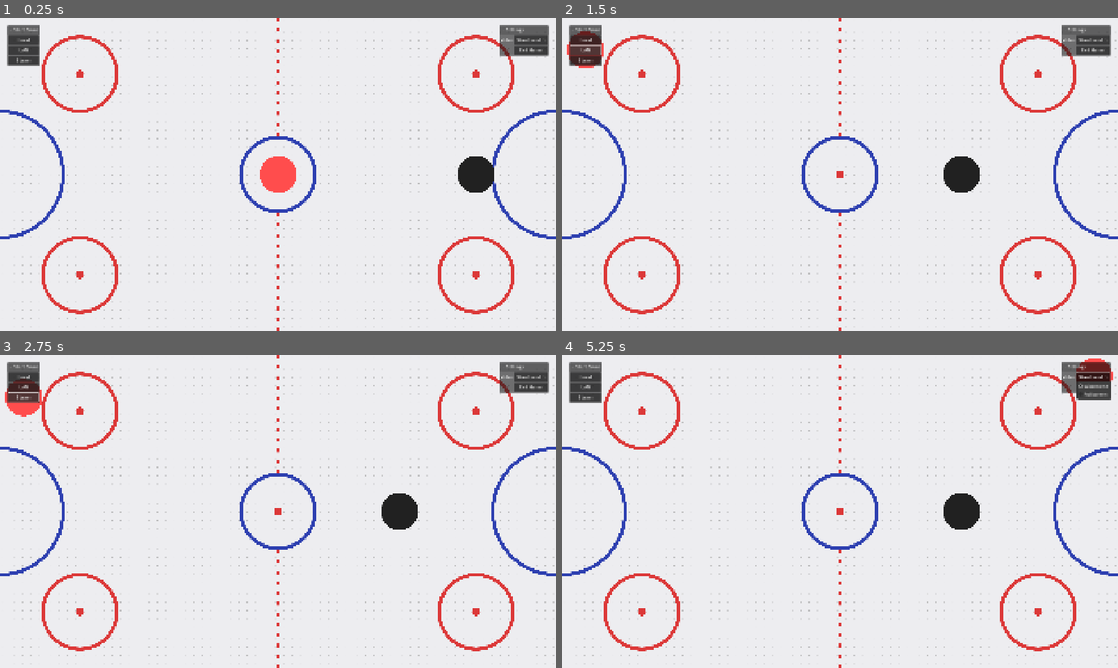
Above: before the commit, frames 1-4 (two rows, left to right).
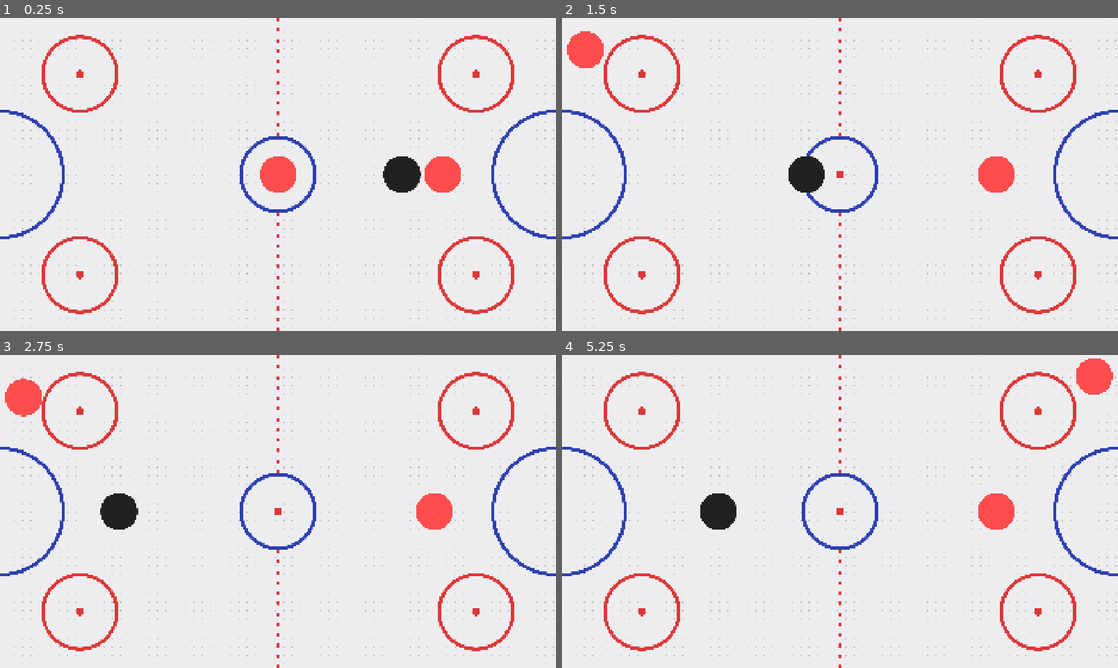
Above: after the commit, the same moments.

Repository: henrylalonde/Ultimate-Air-Hockey
Game: Godot game, scene res://arena/arena.tscn
The game is run twice, just before and just after one commit, with the same random seed, the same clock (stepped at 60 frames per second) and the same inputs. Before the commit the project starts from res://arena/main.tscn.
Inputs (mouse positions are in pixels of both pictures, inside the frame that each line leads up to):
- Up to frame 1 (0.25 s): no input
- Up to frame 2 (1.5 s): click (584, 39) at 0.5 s, where only the run before the commit has a clickable "Local"; click (584, 49) at 1.25 s, where only the run before the commit has a clickable "LAN"
- Up to frame 3 (2.75 s): click (22, 395) at 2 s, where only the run before the commit has a clickable "Steam"
- Up to frame 4 (5.25 s): click (1095, 376) at 2.75 s, where only the run before the commit has a clickable "Windowed"; click (584, 376) at 3.5 s, where only the run before the commit has a clickable "Local"; click (584, 395) at 4.25 s, where only the run before the commit has a clickable "Steam"; click (1095, 376) at 5 s, where only the run before the commit has a clickable "Windowed"

The runs differ from the first frame. In frame 1, 3.5% of the frame differs, in the area x 1-99%, y 2-56%; in frame 2, 3.5%; in frame 3, 3.5%; in frame 4, 3.6%.

Commit message:
menu separation and player2

Diff:
--- a/arena/main.tscn
+++ b/arena/arena.tscn
@@ -1,10 +1,10 @@
 [gd_scene load_steps=12 format=3 uid="uid://0w5vthgm872c"]
 
-[ext_resource type="Script" uid="uid://4pakgxe204ep" path="res://arena/input.gd" id="1_7f516"]
-[ext_resource type="Texture2D" uid="uid://cvvqxpf4r66dh" path="res://assets/png/ice.png" id="1_7ytbj"]
-[ext_resource type="Script" uid="uid://ceohkkciejfrc" path="res://arena/game_logic.gd" id="2_74d51"]
-[ext_resource type="PackedScene" uid="uid://c5hbtyoeqh6ku" path="res://entities/mallet.tscn" id="2_jqpg7"]
-[ext_resource type="PackedScene" uid="uid://dkucg6jq3kioe" path="res://entities/puck.tscn" id="5_74d51"]
+[ext_resource type="Script" uid="uid://4pakgxe204ep" path="res://arena/input.gd" id="1_44uaw"]
+[ext_resource type="Script" uid="uid://ceohkkciejfrc" path="res://arena/game_logic.gd" id="2_8d55x"]
+[ext_resource type="Texture2D" uid="uid://cvvqxpf4r66dh" path="res://assets/png/ice.png" id="3_x52g8"]
+[ext_resource type="PackedScene" uid="uid://c5hbtyoeqh6ku" path="res://entities/mallet.tscn" id="4_8m4co"]
+[ext_resource type="PackedScene" uid="uid://dkucg6jq3kioe" path="res://entities/puck.tscn" id="5_ts1j6"]
 
 [sub_resource type="WorldBoundaryShape2D" id="WorldBoundaryShape2D_74d51"]
 normal = Vector2(1, 0)
@@ -24,27 +24,34 @@
 [sub_resource type="RectangleShape2D" id="RectangleShape2D_74d51"]
 size = Vector2(440, 440)
 
-[node name="Main" type="Node"]
+[node name="Arena" type="Node"]
 
 [node name="Input" type="Node" parent="."]
-script = ExtResource("1_7f516")
+script = ExtResource("1_44uaw")
 
 [node name="Game Logic" type="Node" parent="."]
-script = ExtResource("2_74d51")
+script = ExtResource("2_8d55x")
 
 [node name="Ice Sprite" type="Sprite2D" parent="."]
 position = Vector2(960, 540)
 scale = Vector2(0.5, 0.5)
-texture = ExtResource("1_7ytbj")
+texture = ExtResource("3_x52g8")
 
-[node name="Player1" parent="." instance=ExtResource("2_jqpg7")]
+[node name="Player1" parent="." instance=ExtResource("4_8m4co")]
 position = Vector2(551, 540)
 collision_layer = 4
 collision_mask = 5
 damping = 50.0
 proportional = 1000.0
 
-[node name="Puck" parent="." instance=ExtResource("5_74d51")]
+[node name="Player2" parent="." instance=ExtResource("4_8m4co")]
+position = Vector2(1384, 540)
+collision_layer = 4
+collision_mask = 5
+damping = 50.0
+proportional = 1000.0
+
+[node name="Puck" parent="." instance=ExtResource("5_ts1j6")]
 position = Vector2(960, 540)
 
 [node name="Player Boundaries" type="StaticBody2D" parent="."]
@@ -105,72 +112,5 @@
 [node name="CollisionShape2D" type="CollisionShape2D" parent="Right Goal"]
 shape = SubResource("RectangleShape2D_74d51")
 
-[node name="UI" type="Control" parent="."]
-layout_mode = 3
-anchors_preset = 15
-anchor_right = 1.0
-anchor_bottom = 1.0
-grow_horizontal = 2
-grow_vertical = 2
-
-[node name="Start Game" type="FoldableContainer" parent="UI"]
-layout_mode = 1
-offset_left = 25.0
-offset_top = 25.0
-offset_right = 139.0
-offset_bottom = 165.0
-title = "Start Game"
-
-[node name="VBoxContainer" type="VBoxContainer" parent="UI/Start Game"]
-layout_mode = 2
-
-[node name="Local Button" type="Button" parent="UI/Start Game/VBoxContainer"]
-layout_mode = 2
-text = "Local"
-
-[node name="LAN Button" type="Button" parent="UI/Start Game/VBoxContainer"]
-layout_mode = 2
-text = "LAN"
-
-[node name="Steam Buttom" type="Button" parent="UI/Start Game/VBoxContainer"]
-layout_mode = 2
-text = "Steam"
-
-[node name="Settings" type="FoldableContainer" parent="UI"]
-layout_mode = 1
-anchors_preset = 1
-anchor_left = 1.0
-anchor_right = 1.0
-offset_left = -113.0
-offset_top = 25.0
-offset_right = -25.0
-offset_bottom = 64.0
-grow_horizontal = 0
-title = "Settings"
-
-[node name="GridContainer" type="GridContainer" parent="UI/Settings"]
-layout_mode = 2
-columns = 2
-
-[node name="Video" type="Label" parent="UI/Settings/GridContainer"]
-layout_mode = 2
-text = "Video"
-
-[node name="OptionButton" type="OptionButton" parent="UI/Settings/GridContainer"]
-layout_mode = 2
-selected = 0
-item_count = 2
-popup/item_0/text = "Windowed"
-popup/item_0/id = 0
-popup/item_1/text = "Fullscreen"
-popup/item_1/id = 1
-
-[node name="Label" type="Label" parent="UI/Settings/GridContainer"]
-layout_mode = 2
-
-[node name="Button" type="Button" parent="UI/Settings/GridContainer"]
-layout_mode = 2
-text = "Exit Game"
-
 [connection signal="body_entered" from="Left Goal" to="Game Logic" method="_on_left_goal_body_entered"]
 [connection signal="body_entered" from="Right Goal" to="Game Logic" method="_on_right_goal_body_entered"]
--- a/arena/input.gd
+++ b/arena/input.gd
@@ -1,6 +1,7 @@
 extends Node
 
 @onready var player1: Mallet = get_parent().get_node("Player1")
+@onready var player2: Mallet = get_parent().get_node("Player2")
 
 
 func _process(_delta: float) -> void:
@@ -10,3 +11,8 @@
 func _physics_process(_delta: float) -> void:
 	var mouse_position: Vector2 = get_viewport().get_mouse_position()
 	player1.desired_position = mouse_position
+	player2.desired_position = Vector2(1500.0, 540.0)
+
+# Desired functionality
+# player1.desired_position = RawInput.get_pointer_pos(0)
+# player2.desired_position = RawInput.get_pointer_pos(1)
--- /dev/null
+++ b/menu/menu.tscn
@@ -0,0 +1,37 @@
+[gd_scene format=3 uid="uid://dk43d4g7s1no8"]
+
+[node name="Menu" type="Node"]
+
+[node name="UI" type="Control" parent="."]
+layout_mode = 3
+anchors_preset = 15
+anchor_right = 1.0
+anchor_bottom = 1.0
+grow_horizontal = 2
+grow_vertical = 2
+
+[node name="VBoxContainer" type="VBoxContainer" parent="UI"]
+layout_mode = 1
+anchors_preset = 8
+anchor_left = 0.5
+anchor_top = 0.5
+anchor_right = 0.5
+anchor_bottom = 0.5
+offset_left = -20.0
+offset_top = -20.0
+offset_right = 20.0
+offset_bottom = 20.0
+grow_horizontal = 2
+grow_vertical = 2
+
+[node name="Play Button" type="Button" parent="UI/VBoxContainer"]
+layout_mode = 2
+text = "Play"
+
+[node name="Options Button" type="Button" parent="UI/VBoxContainer"]
+layout_mode = 2
+text = "Options"
+
+[node name="Exit Button" type="Button" parent="UI/VBoxContainer"]
+layout_mode = 2
+text = "Exit"
